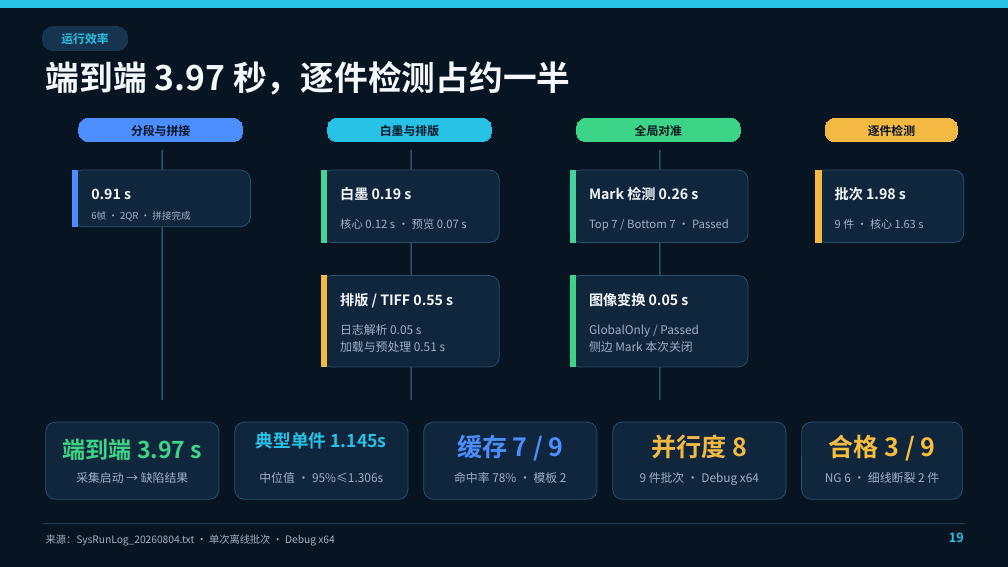
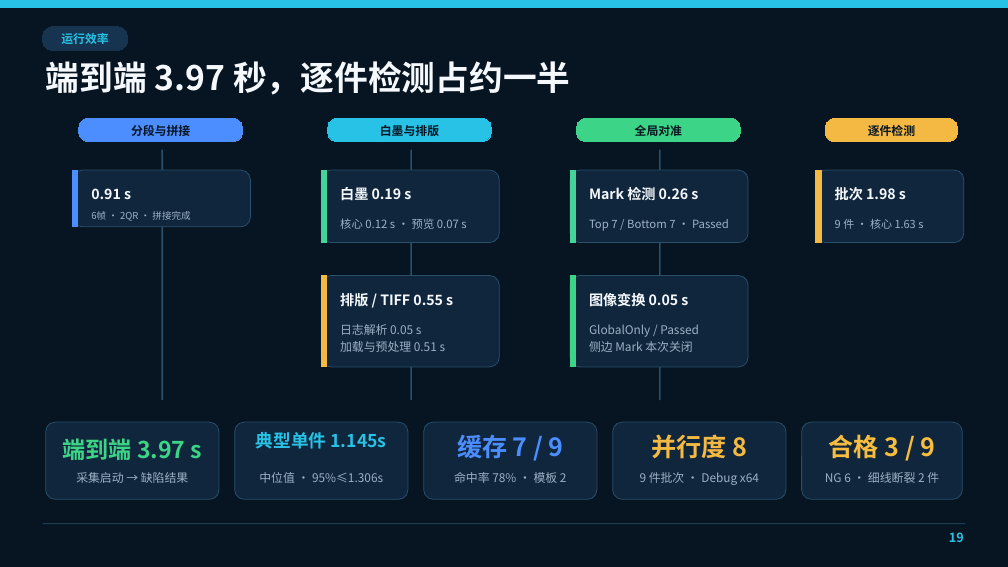
Before and after one commit to Kevin-ykg/CIS_WebInspector, a slide deck: slide 20 of outputs/CIS_WebInspector项目技术汇报.pptx. Drawn at 1008x567 pixels with LibreOffice and Linux fonts; fonts in the diff are those of the drawing. Boxes give left, top, right and bottom in pixels: in the first picture for what was removed or moved away, otherwise in the second. Text is boxed around its words. In the diff, an @@ line names an element or a change of style, - is before the commit and + after.

```diff
--- a/outputs/CIS_WebInspector项目技术汇报.pptx
+++ b/outputs/CIS_WebInspector项目技术汇报.pptx
@@ text removed at [46, 534, 334, 546] @@
-来源：SysRunLog_20260804.txt · 单次离线批次 · Debug x64
```
Also in this commit, not shown: 22 other slides changed, 10 other files.
